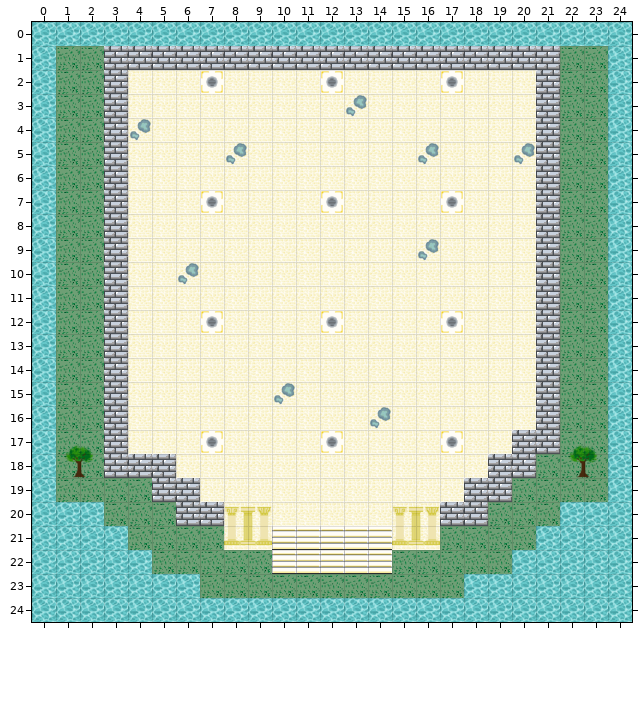
Tiled map -- source/core/assets/images/level_1_tiledmap/level_1.tmx. That is the earlier state.
Cells are 32x32 px. Shown: x 0..24, y 0..24.
Now the later version:
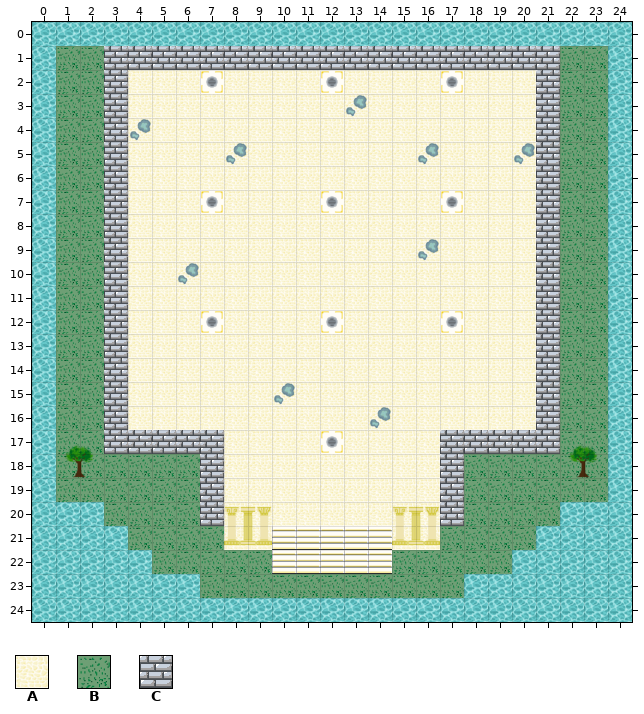
Key: from "gold_cobble": A 0; from "grass": B 0; from "wall_tile": C 0.
_ is an empty cell, # one hidden under a higher layer.
The commit says: Updated Tiled map, progress on minimap
Diff:
{"where": "layer \"Tile Layer 1\""}
{"y":18,"x":18,"old":"A##","new":"BBB"}
{"y":19,"x":5,"old":"##","new":"BB"}
{"y":19,"x":18,"old":"##","new":"BB"}
{"y":20,"x":6,"old":"#","new":"B"}
{"y":20,"x":18,"old":"#","new":"B"}
{"where": "layer \"Barrier Tiles\""}
{"y":17,"x":4,"old":"____","new":"CCCC"}
{"y":17,"x":17,"old":"___","new":"CCC"}
{"y":18,"x":3,"old":"CCC__","new":"BBBBC"}
{"y":18,"x":17,"old":"_","new":"C"}
{"y":18,"x":19,"old":"CC","new":"__"}
{"y":19,"x":5,"old":"CC_","new":"__C"}
{"y":19,"x":17,"old":"_CC","new":"C__"}
{"y":20,"x":6,"old":"C","new":"_"}
{"y":20,"x":18,"old":"C","new":"_"}
{"label":"changed","picture_box":[104,430,224,526]}
{"label":"changed","picture_box":[440,430,536,526]}
